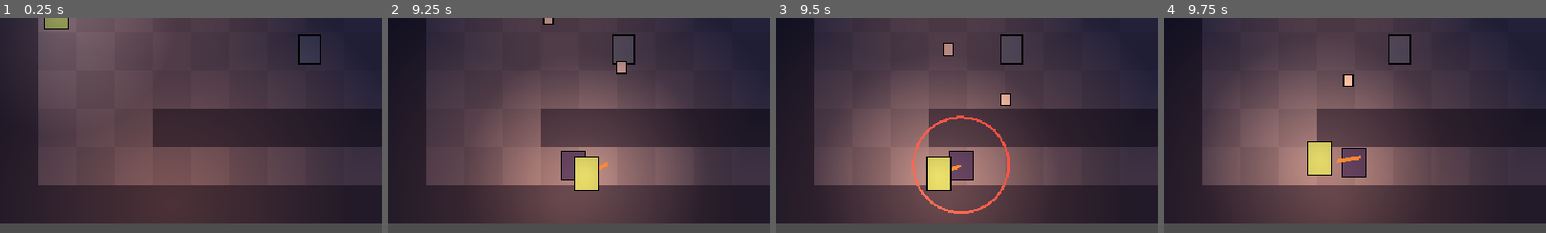
Above: before the commit, frames 1-4 (left to right).
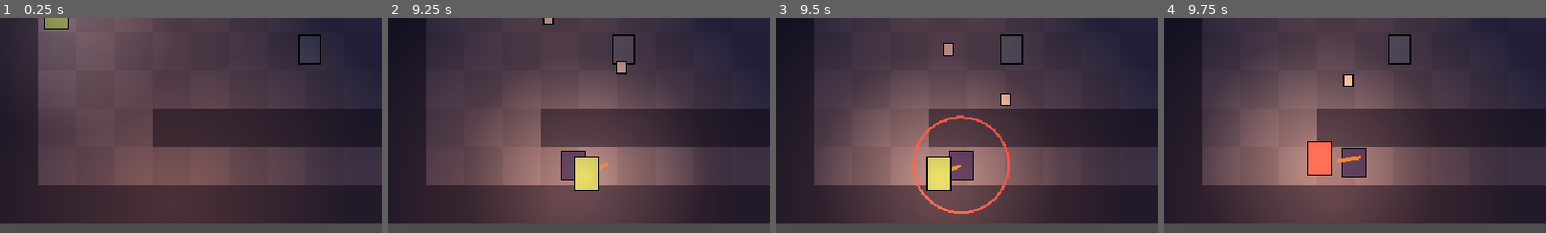
Above: after the commit, the same moments.

Repository: B1nKaTa/game
Game: Godot game, scene res://scenes/floor.tscn
Same seed, same stepped clock (60 frames per second), same inputs: the game is played once before the commit and once after it. This scene is started directly instead of the project's main scene.
Inputs (mouse positions are % of the whole screen's width and height, from its top left):
- Up to frame 1 (0.25 s): no input
- Up to frame 2 (9.25 s): tap Enter (ui_accept) at 0.5, 0.77, 1.52, 3.02, 3.77, 4.52, 6.02, 6.77, 7.52, 9.02 s; move the mouse to (72, 45) at 0.52 s; press the mouse at (72, 45) at 0.53 s; hold D (move_right) 0.53-1.28 s; move the mouse to (30, 55) at 1.27 s; release the mouse at (30, 55) at 1.28 s; hold S (move_down) 1.28-2.03 s; tap Space (dodge) at 1.35 s; move the mouse to (60, 28) at 2.02 s; hold D (move_right) 2.03-2.78 s; hold E (interact) 2.03-2.78 s; move the mouse to (45, 70) at 2.77 s; hold W (move_up) 2.78-3.53 s; right-click (45, 70) at 2.85 s; click (45, 70) at 2.92 s; move the mouse to (80, 65) at 3.52 s; hold A (move_left) 3.53-5.03 s; tap 1 at 3.6 s; move the mouse to (20, 35) at 4.27 s; tap 2 at 4.35 s; move the mouse to (55, 50) at 5.02 s; hold S (move_down) 5.03-5.78 s; tap 3 at 5.1 s; click (55, 50) at 5.17 s; move the mouse to (35, 25) at 5.77 s; hold D (move_right) 5.78-6.53 s; tap 4 at 5.85 s; move the mouse to (72, 45) at 6.52 s; hold W (move_up) 6.53-7.28 s; tap 5 at 6.6 s; move the mouse to (30, 55) at 7.27 s; hold D (move_right) 7.28-8.03 s; click (30, 55) at 7.35 s; move the mouse to (60, 28) at 8.02 s; hold S (move_down) 8.03-8.78 s; hold Space (dodge) 8.03-8.78 s; move the mouse to (45, 70) at 8.77 s; hold A (move_left) from 8.78 s (still down); tap E (interact) at 8.85 s
- Up to frame 3 (9.5 s): keep holding A (move_left)
- Up to frame 4 (9.75 s): move the mouse to (80, 65) at 9.52 s; release A (move_left) at 9.53 s; hold W (move_up) from 9.53 s (still down); right-click (80, 65) at 9.6 s; click (80, 65) at 9.67 s
The pictures show only the part of the screen within x 0-50%, y 50-100%; the shares and areas given below are measured in that part.

Frames 1-3 are identical in both runs. In frame 4, 0.9% of the frame differs, in the area x 37-44%, y 57-73%.

Commit message:
Flash Grandpa red and blink while invulnerable
Co-Authored-By: Claude Opus 5.5 <noreply@anthropic.com>

Diff:
--- a/scripts/actors/player.gd
+++ b/scripts/actors/player.gd
@@ -11,6 +11,7 @@
 const DODGE_SPEED := 300.0
 const CHARGE_SLOWDOWN := 0.4
 const SWING_SHOW_TIME := 0.1
+const HURT_COLOR := Color("e4524f")
 
 var run: RunState
 var _combo := CaneCombo.new()
@@ -47,7 +48,10 @@
 func take_hit(amount: int) -> bool:
 	if _dodge.is_active():
 		return false
-	return run.health.hit(amount)
+	var landed := run.health.hit(amount)
+	if landed:
+		_visual.flash(HURT_COLOR, HurtLook.RED_TIME)
+	return landed
 
 
 func _physics_process(delta: float) -> void:
@@ -60,6 +64,7 @@
 	if not to_mouse.is_zero_approx():
 		_aim = to_mouse.normalized()
 	_visual.set_facing_left(_aim.x < 0.0)
+	_visual.set_alpha(HurtLook.alpha(run.health.invulnerability_left()))
 	_handle_attacks()
 	_handle_movement()
 	queue_redraw()
--- a/scripts/core/health.gd
+++ b/scripts/core/health.gd
@@ -52,3 +52,7 @@
 
 func is_invulnerable() -> bool:
 	return _invuln > 0.0
+
+
+func invulnerability_left() -> float:
+	return _invuln
--- /dev/null
+++ b/scripts/core/hurt_look.gd
@@ -0,0 +1,14 @@
+class_name HurtLook
+extends RefCounted
+
+const RED_TIME := 0.15
+const BLINK_PERIOD := 0.1
+const DIM_ALPHA := 0.35
+
+
+static func alpha(invulnerable_left: float) -> float:
+	if invulnerable_left <= 0.0:
+		return 1.0
+	if Health.INVULN_TIME - invulnerable_left < RED_TIME:
+		return 1.0
+	return DIM_ALPHA if int(invulnerable_left / BLINK_PERIOD) % 2 == 0 else 1.0
--- /dev/null
+++ b/tests/test_hurt_look.gd
@@ -0,0 +1,35 @@
+extends TestCase
+
+
+func test_not_invulnerable_is_fully_visible() -> void:
+	assert_near(HurtLook.alpha(0.0), 1.0)
+
+
+func test_stays_solid_while_the_red_flash_plays() -> void:
+	assert_near(HurtLook.alpha(Health.INVULN_TIME), 1.0)
+	assert_near(HurtLook.alpha(Health.INVULN_TIME - HurtLook.RED_TIME * 0.5), 1.0)
+
+
+func test_blinks_for_the_rest_of_the_invulnerability() -> void:
+	var seen_dim := false
+	var seen_solid := false
+	var left := Health.INVULN_TIME - HurtLook.RED_TIME - 0.01
+	while left > 0.0:
+		var alpha := HurtLook.alpha(left)
+		assert_true(alpha > 0.0 and alpha <= 1.0, "alpha in range")
+		if alpha < 1.0:
+			seen_dim = true
+		else:
+			seen_solid = true
+		left -= 0.01
+	assert_true(seen_dim and seen_solid, "alternates between dim and solid")
+
+
+func test_health_reports_invulnerability_left() -> void:
+	var health := Health.new(4)
+	assert_near(health.invulnerability_left(), 0.0)
+	health.hit(1)
+	assert_near(health.invulnerability_left(), Health.INVULN_TIME)
+	health.tick(0.3)
+	assert_near(health.invulnerability_left(), Health.INVULN_TIME - 0.3)
+	assert_true(health.is_invulnerable())
Not shown, added: scripts/core/hurt_look.gd.uid
Not shown, added: tests/test_hurt_look.gd.uid
